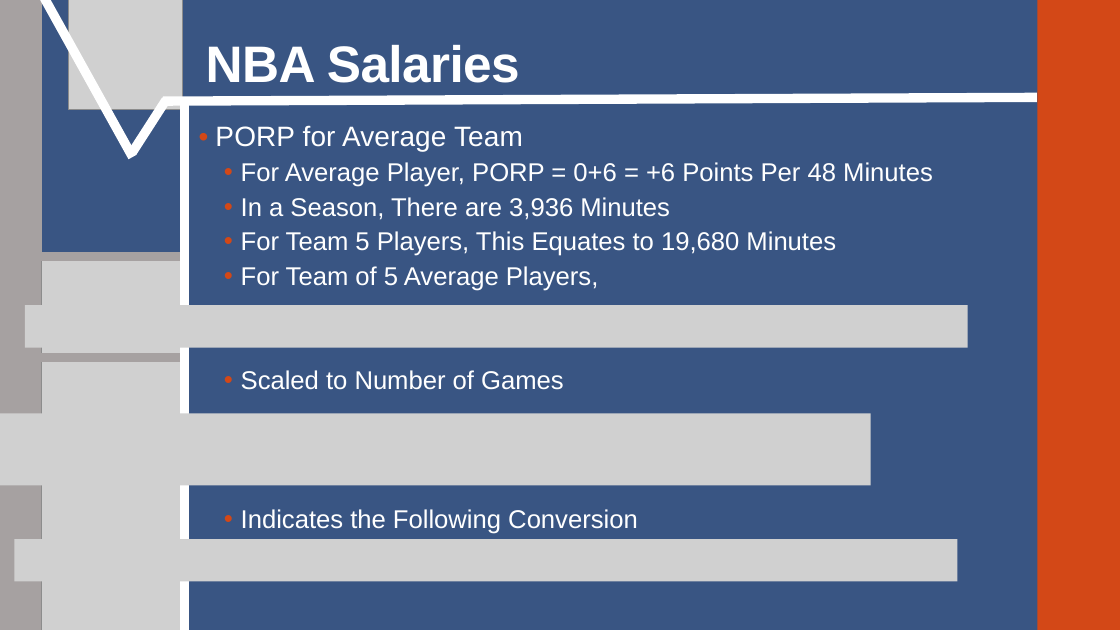
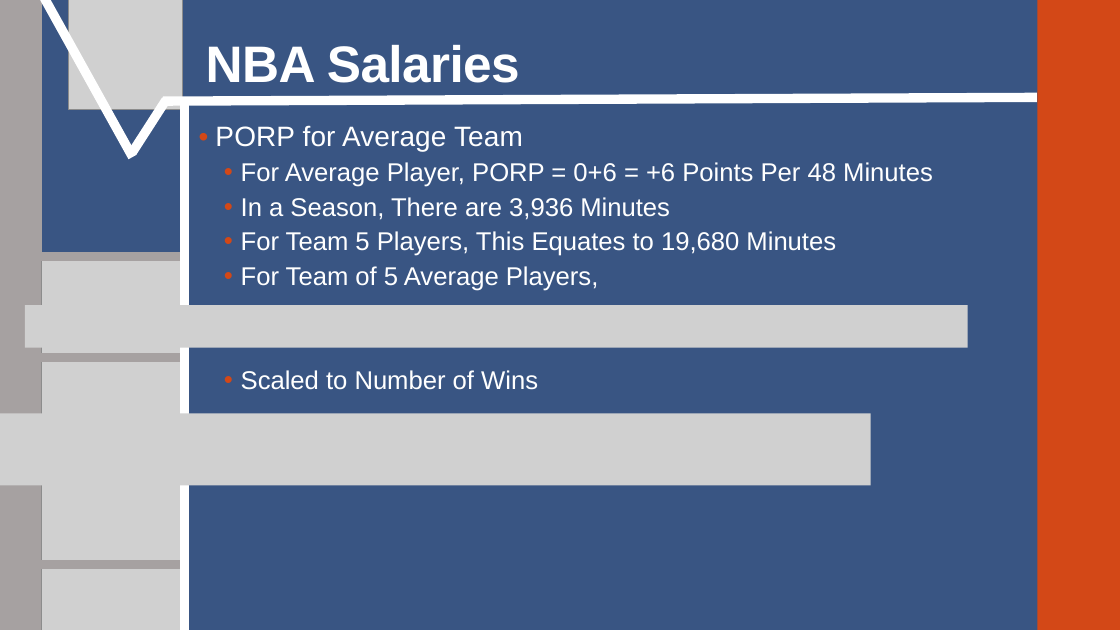
Before and after one commit to SuperMarioGiacomazzo/STOR538_WEBSITE, a slide deck: slide 14 of Slides/Basketball 4/Basketball_4_Lecture.pptx. Drawn at 1120x630 pixels with LibreOffice and Linux fonts; fonts in the diff are those of the drawing; grey boxes stand for pictures. Boxes give left, top, right and bottom in pixels: in the first picture for what was removed or moved away, otherwise in the second. Text is boxed around its words. In the diff, an @@ line names an element or a change of style, - is before the commit and + after.

```diff
--- a/Slides/Basketball 4/Basketball_4_Lecture.pptx
+++ b/Slides/Basketball 4/Basketball_4_Lecture.pptx
@@ text at (241,370,538,390): text changed @@
-  • Scaled to Number of Games
-  • Indicates the Following Conversion
+  • Scaled to Number of Wins
@@ picture removed at (14,539,958,581) @@
@@ line added from (34, 565) to (180, 565), #A6A1A1 8 pt @@
```
Also in this commit, not shown: 4 other files.
